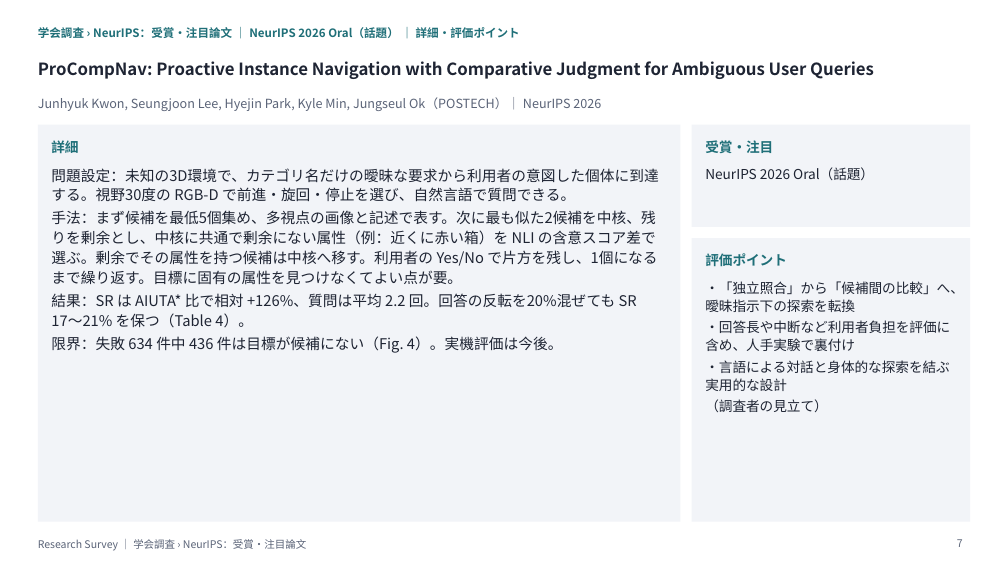
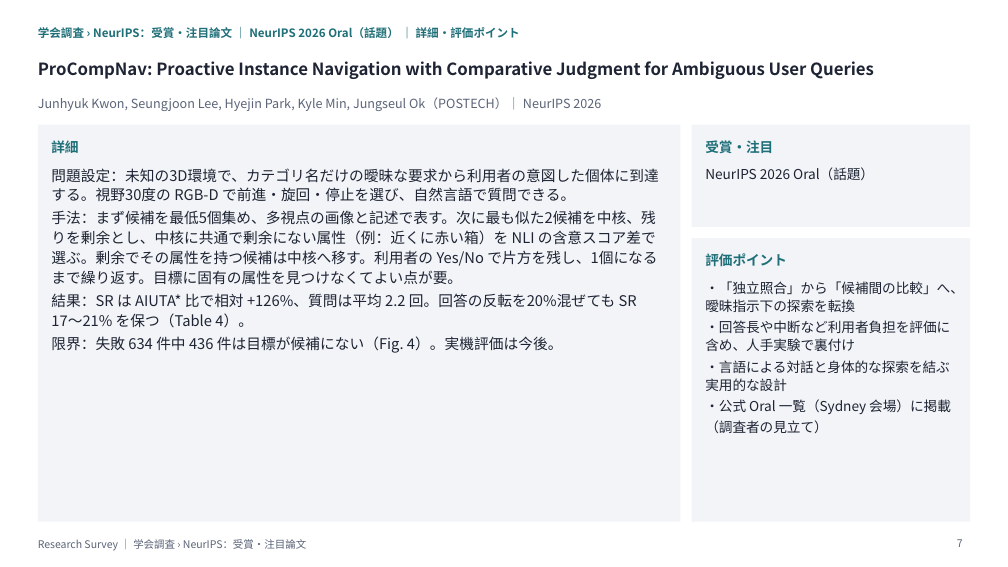
Before and after one commit to create-alt/researches, a slide deck: slide 7 of neurips/neurips.pptx. Drawn at 1008x567 pixels with LibreOffice and Linux fonts; fonts in the diff are those of the drawing. Boxes give left, top, right and bottom in pixels: in the first picture for what was removed or moved away, otherwise in the second. Text is boxed around its words. In the diff, an @@ line names an element or a change of style, - is before the commit and + after.

```diff
--- a/neurips/neurips.pptx
+++ b/neurips/neurips.pptx
@@ text at bbox=[705, 399, 951, 414]: paragraph added @@
+・公式 Oral 一覧（Sydney 会場）に掲載
```
Also in this commit, not shown: 16 other slides changed, 8 slides added, 27 other files.
